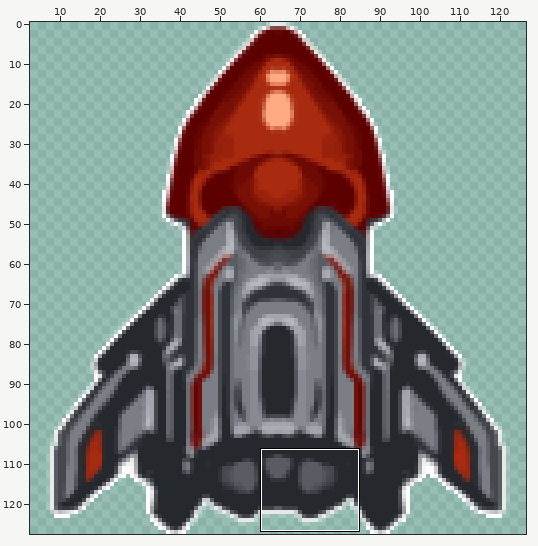
Two versions of one sprite sheet, spaceescape-android/assets/art/spaceshuttle.png. Above, an overview of the earlier version with the close-up marked.
Close-up. As it was:
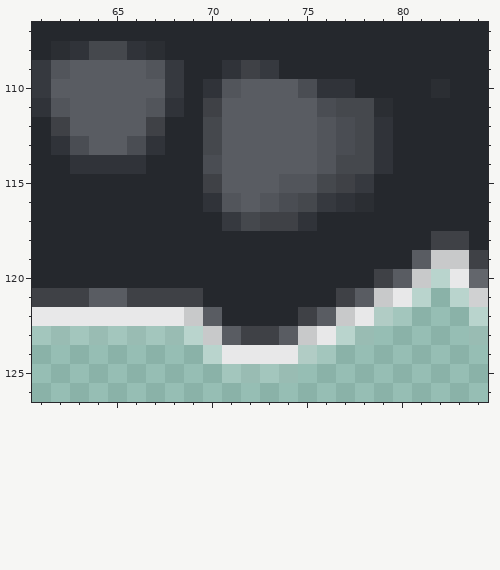
The file is 128x128 pixels. Pixels under 10% opacity are left out. Colours within 5 levels of each other are drawn and written as one. Shown: x 61..84, y 107..126. The wide view leaves out empty margins. The commit also changed other parts of the picture, which this record leaves out.
After:
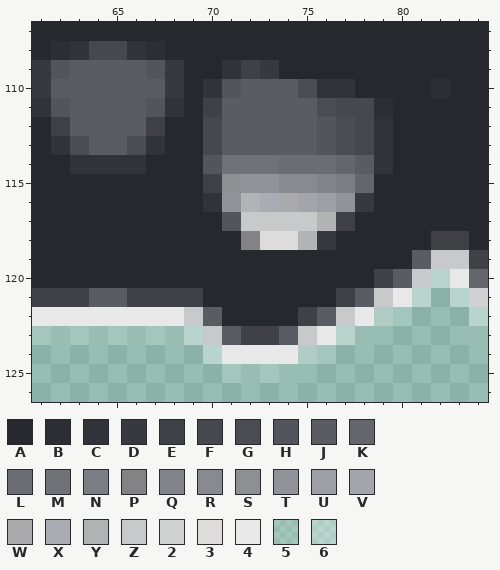
Palette (. is transparent): A #25282d  B #2b2e33  C #303339  D #36393f  E #3f4146  F #45484d  G #4a4d53  H #52555b  J #595c62  K #63666c  L #6a6d73  M #707278  N #7b7e84  P #838284  Q #81848a  R #878a90  S #8e8f93  T #909399  U #9c9fa5  V #a2a5ab  W #aaaaac  X #a9acb3  Y #b2b3b5  Z #c8c9ca  2 #d0d1d2  3 #dedbdb  4 #e8e8e9  5 #ffffff20  6 #ffffff56
Edits made:
Colour A becomes colour 3 in row 118 at x 73 to 74.
Colour A becomes colour D in row 118 at x 76.
Colour B becomes colour D in row 116 at x 78.
Colour A becomes colour E in row 117 at x 77.
Colour D becomes colour H in row 117 at x 71.
Colour G becomes colour H in row 114 at x 70.
Colour F becomes colour J in row 114 at x 78.
Colour D becomes colour K in row 115 at x 78.
Colour F becomes colour K in row 114 at x 77.
Colour H becomes colour L in row 114 at x 76.
Colour J becomes colour L in row 114 at x 74 to 75.
Colour J becomes colour M in row 114 at x 71 to 73.
Colour E becomes colour N in row 115 at x 77.
Colour A becomes colour P in row 118 at x 72.
Colour F becomes colour Q in row 115 at x 76.
Colour H becomes colour R in row 115 at x 74 to 75.
Colour J becomes colour S in row 115 at x 71.
Colour C becomes colour T in row 116 at x 77.
Colour H becomes colour T in row 116 at x 71.
Colour J becomes colour T in row 115 at x 72 to 73.
Colour D becomes colour U in row 116 at x 76.
Colour F becomes colour V in row 116 at x 75.
Colour G becomes colour W in row 116 at x 74.
Colour H becomes colour X in row 116 at x 73.
Colour A becomes colour Y in row 117 at x 76; in row 118 at x 75.
Colour J becomes colour Y in row 116 at x 72.
Colour C becomes colour Z in row 117 at x 75.
Colour E becomes colour Z in row 117 at x 73 to 74.
Colour F becomes colour Z in row 117 at x 72.
Pixel boxes of the changes (left, top, right, bottom) in both close-ups:
changed: (203, 155, 374, 250)
